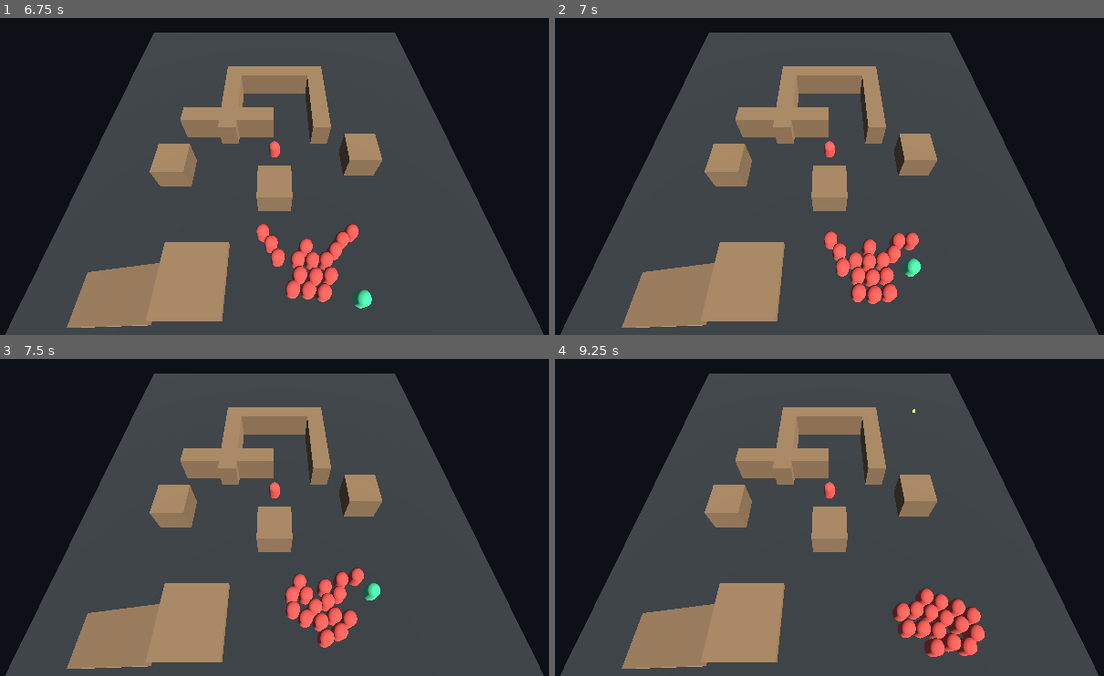
Above: before the commit, frames 1-4 (two rows, left to right).
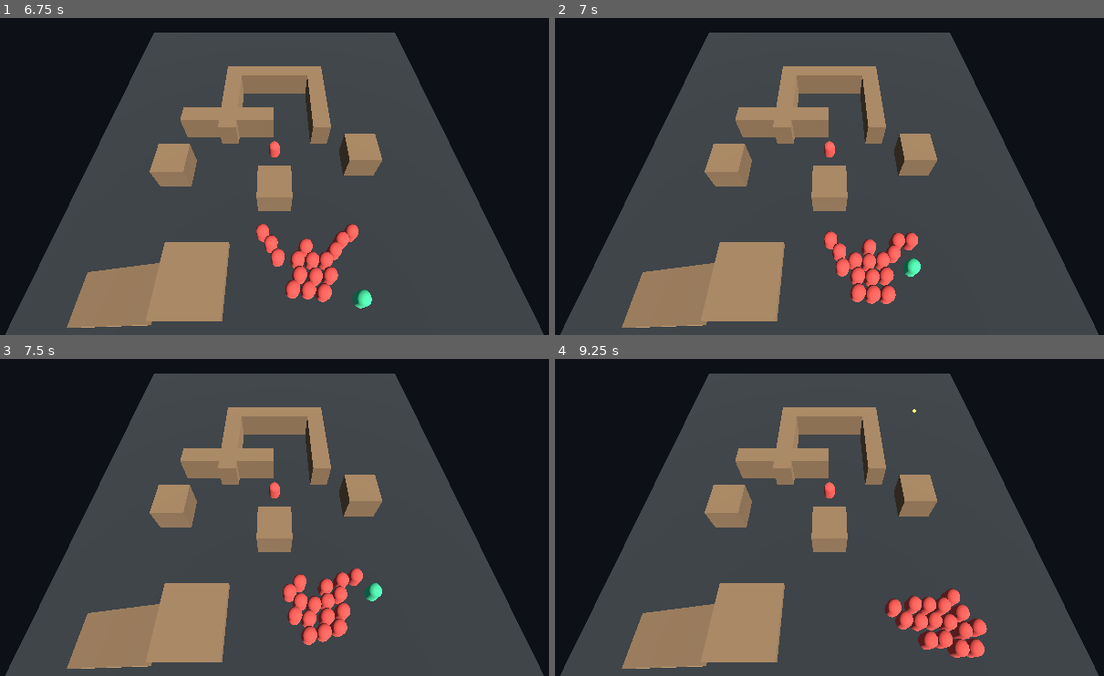
Above: after the commit, the same moments.

Repository: rabizoltan/iiwii
Game: Godot game, scene res://scenes/main/DemoMain.tscn
Two runs of this game, one before a commit and one after it. Both use one fixed random seed, a clock stepped at 60 frames per second and the inputs below.
Inputs (mouse positions are in pixels of both pictures, inside the frame that each line leads up to):
- Up to frame 1 (6.75 s): tap Enter at 0.5 s; move the mouse to (433, 109) at 0.52 s; hold D (move_right) 0.53-1.28 s; click (433, 109) at 0.6 s; move the mouse to (126, 151) at 1.27 s; hold S (move_down) 1.28-2.03 s; click (126, 151) at 1.35 s; move the mouse to (345, 40) at 2.02 s; hold D (move_right) 2.03-2.78 s; click (345, 40) at 2.1 s; move the mouse to (236, 211) at 2.77 s; hold W (move_up) 2.78-3.53 s; click (236, 211) at 2.85 s; move the mouse to (494, 192) at 3.52 s; hold A (move_left) 3.53-5.03 s; click (494, 192) at 3.6 s; move the mouse to (54, 68) at 4.27 s; click (54, 68) at 4.35 s; move the mouse to (312, 128) at 5.02 s; hold S (move_down) 5.03-5.78 s; click (312, 128) at 5.1 s; move the mouse to (164, 27) at 5.77 s; hold D (move_right) 5.78-6.53 s; click (164, 27) at 5.85 s; move the mouse to (433, 109) at 6.52 s; hold W (move_up) from 6.53 s (still down); click (433, 109) at 6.6 s
- Up to frame 2 (7 s): keep holding W (move_up)
- Up to frame 3 (7.5 s): move the mouse to (126, 492) at 7.27 s; release W (move_up) at 7.28 s; hold D (move_right) from 7.28 s (still down); click (126, 492) at 7.35 s
- Up to frame 4 (9.25 s): move the mouse to (900, 381) at 8.02 s; release D (move_right) at 8.03 s; hold S (move_down) 8.03-8.78 s; click (900, 381) at 8.1 s; move the mouse to (791, 552) at 8.77 s; hold A (move_left) from 8.78 s (still down); click (791, 552) at 8.85 s

Frame 1 is identical in both runs. In frame 2, 0.2% of the frame differs, in the area x 53-67%, y 67-91%; in frame 3, 1.4%; in frame 4, 2.4%, in the area x 59-79%, y 16-95%.

Commit message:
feat(ai): stabilize crowd-pressure baseline
Lock in the accepted no-baseline-player-push behavior.

Adds the active melee front-line gate, removes the idle influence-path cost when no authored force is queued, and updates the slice docs to mark this as the stable return point before future traversal or combat-displacement work.

Diff:
--- a/godot/scripts/enemy/enemy_controller.gd
+++ b/godot/scripts/enemy/enemy_controller.gd
@@ -49,6 +49,9 @@
 @export var close_adjust_side_commit_duration: float = 0.3
 @export var close_adjust_side_switch_penalty_margin: float = 0.12
 @export var close_adjust_nav_refresh_interval: float = 0.12
+@export var max_active_melee_enemies: int = 4
+@export var melee_frontline_contender_radius: float = 3.0
+@export var melee_frontline_release_buffer: int = 1
 
 # Player-vs-crowd pressure response
 @export var player_push_yield_distance: float = 1.2
@@ -421,6 +424,8 @@
 	request.engage_hold_tolerance = engage_hold_tolerance
 	request.engage_vertical_tolerance = engage_vertical_tolerance
 	var next_state := EnemyMovementStateMachine.compute_next_state(request)
+	if next_state != EnemyCloseState.APPROACH and not _is_in_active_melee_frontline(target_position):
+		next_state = EnemyCloseState.APPROACH
 
 	if next_state == _melee_state:
 		return
@@ -434,6 +439,27 @@
 	if _melee_state != EnemyCloseState.CLOSE_ADJUST:
 		_close_adjust_side_sign = 0.0
 		_close_adjust_side_commit_remaining = 0.0
+
+
+func _is_in_active_melee_frontline(target_position: Vector3) -> bool:
+	if max_active_melee_enemies <= 0:
+		return true
+
+	var contender_radius: float = maxf(
+		melee_frontline_contender_radius,
+		maxf(close_adjust_enter_distance, melee_engage_distance + engage_hold_tolerance)
+	)
+	var allowed_rank: int = max_active_melee_enemies
+	if _melee_state != EnemyCloseState.APPROACH:
+		allowed_rank += max(melee_frontline_release_buffer, 0)
+
+	var distance_rank: int = EnemyCrowdQuery.get_target_distance_rank(
+		self,
+		global_position,
+		target_position,
+		contender_radius
+	)
+	return distance_rank < allowed_rank
 
 
 func _run_approach_state(_delta: float, distance_to_target: float) -> EnemyMovementStateMachine.StateDispatchResult:
@@ -704,6 +730,9 @@
 
 
 func _apply_player_collision_push(delta: float) -> bool:
+	if _movement_influence_state == null or _movement_influence_state.is_empty():
+		return false
+
 	var profile_start_usec := _profile_start_usec()
 	var request: EnemyMovementInfluence.InfluenceVelocityRequest = EnemyMovementInfluence.InfluenceVelocityRequest.new()
 	request.state = _movement_influence_state
--- a/godot/scripts/enemy/movement/enemy_crowd_query.gd
+++ b/godot/scripts/enemy/movement/enemy_crowd_query.gd
@@ -128,5 +128,44 @@
 	return nearby_positions
 
 
+static func get_target_distance_rank(
+	owner: Node3D,
+	owner_position: Vector3,
+	target_position: Vector3,
+	relevant_radius: float
+) -> int:
+	if relevant_radius <= 0.0:
+		return 0
+
+	var owner_distance: float = _horizontal_distance(owner_position, target_position)
+	if owner_distance > relevant_radius:
+		return 0
+
+	var rank: int = 0
+	var owner_instance_id: int = owner.get_instance_id() if owner != null else 0
+	for enemy in _enemy_registry:
+		if not _is_valid_other_enemy(enemy, owner):
+			continue
+
+		var enemy_distance: float = _horizontal_distance(enemy.global_position, target_position)
+		if enemy_distance > relevant_radius:
+			continue
+
+		if enemy_distance < owner_distance - 0.001:
+			rank += 1
+			continue
+
+		if absf(enemy_distance - owner_distance) <= 0.001 and enemy.get_instance_id() < owner_instance_id:
+			rank += 1
+
+	return rank
+
+
 static func _is_valid_other_enemy(enemy: Node3D, owner: Node3D) -> bool:
 	return enemy != null and enemy != owner and is_instance_valid(enemy)
+
+
+static func _horizontal_distance(from_position: Vector3, to_position: Vector3) -> float:
+	var offset: Vector3 = to_position - from_position
+	offset.y = 0.0
+	return offset.length()
--- a/godot/scripts/enemy/state/enemy_runtime_state.gd
+++ b/godot/scripts/enemy/state/enemy_runtime_state.gd
@@ -102,3 +102,6 @@
 	func reset() -> void:
 		velocity = Vector3.ZERO
 		kind = ""
+
+	func is_empty() -> bool:
+		return kind.is_empty() and velocity.length_squared() <= 0.0001
Not shown, changed: docs/architecture/ai/enemy-movement-runtime-ownership.md
Not shown, changed: docs/workplans/behavior-slice-roadmap.md
Not shown, changed: docs/workplans/player-enemy-collision-and-crowd-pressure-slice.md
